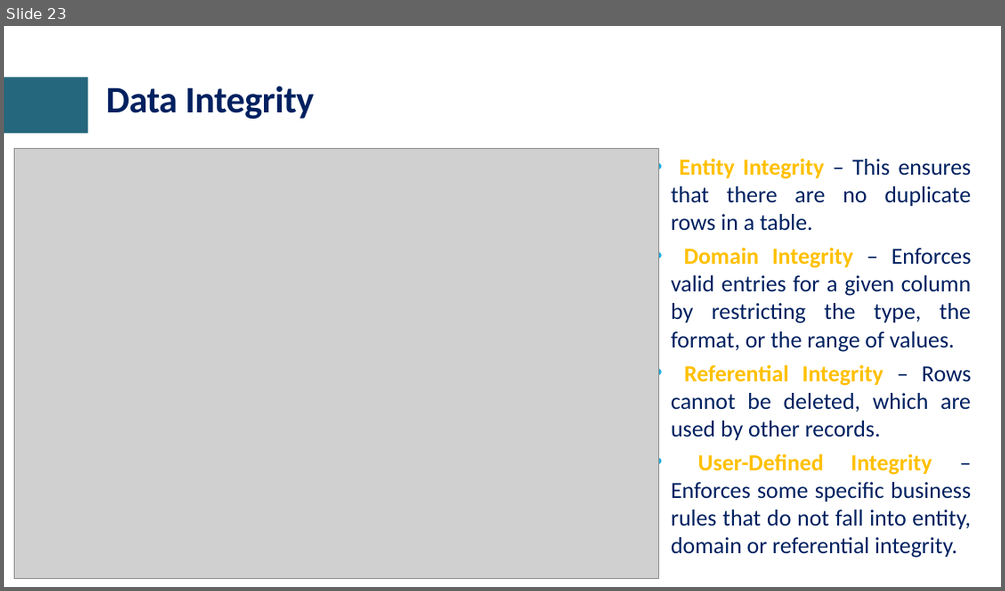
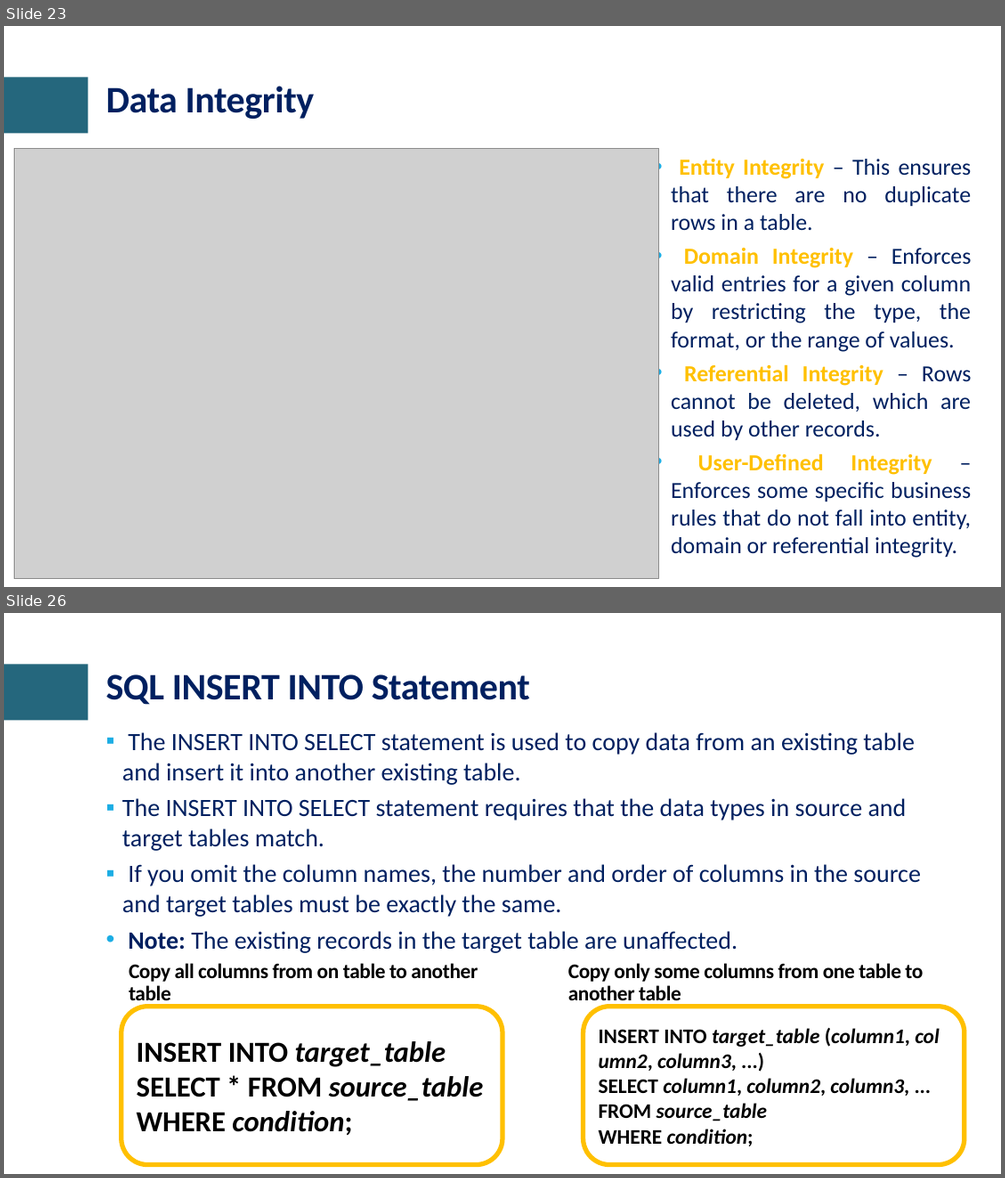
Before and after one commit to craftmulesoft/DataEngineering, a slide deck: Module 2 - SQL & Data Modeling/Database Design - RDBMS.pptx. Shown one above the other, each under a label of ours: slide 23 before the commit, slides 23 and 26 after it; the slides between them are not shown. The pictures are 1005x591 and 1005x1178 pixels, drawn with LibreOffice and Linux fonts; fonts in the diff are those of the drawing; grey boxes stand for pictures; background and template pictures are left out. Boxes give left, top, right and bottom in pixels: in the first picture for what was removed or moved away, otherwise in the second. Text is boxed around its words. In the diff, an @@ line names an element or a change of style, - is before the commit and + after.

Commit message:
Data Engineering Accelerator Program

```diff
--- a/Module 2 - SQL & Data Modeling/Database Design - RDBMS.pptx
+++ b/Module 2 - SQL & Data Modeling/Database Design - RDBMS.pptx
@@ slide 26 added at <box>4,613,1001,1174</box>, background #FFFFFF; not listed: 1 template element that a slide beside it also shows @@
@@ title added at <box>106,674,530,705</box>, 36 pt, text #002060, bold @@
+SQL INSERT INTO Statement
@@ text added at <box>122,732,921,953</box>, 24 pt, text #002060 @@
+▪ The INSERT INTO SELECT statement is used to copy data from an existing table and insert it into another existing table.
+▪ The INSERT INTO SELECT statement requires that the data types in source and target tables match.
+▪ If you omit the column names, the number and order of columns in the source and target tables must be exactly the same.
+• Note: The existing records in the target table are unaffected.
@@ text added at <box>129,963,477,1005</box>, 20 pt, text #000000, bold @@
+Copy all columns from on table to another table
@@ text added at <box>568,963,922,1005</box>, 20 pt, text #000000, bold @@
+Copy only some columns from one table to another table
@@ rounded rectangle added at <box>121,1006,502,1165</box>, fill #FFFFFF, outline #FFC000 4.5 pt, 28 pt, text #000000, bold, italic @@
+INSERT INTO target_table
+SELECT * FROM source_table
+WHERE condition;
@@ rounded rectangle added at <box>583,1006,965,1165</box>, fill #FFFFFF, outline #FFC000 4.5 pt, 20 pt, text #000000, bold, italic @@
+INSERT INTO target_table (column1, column2, column3, ...)
+SELECT column1, column2, column3, ...
+FROM source_table
+WHERE condition;
```
Also in this commit, not shown: 1 slide changed, 3 other slides added, 6 other files.
